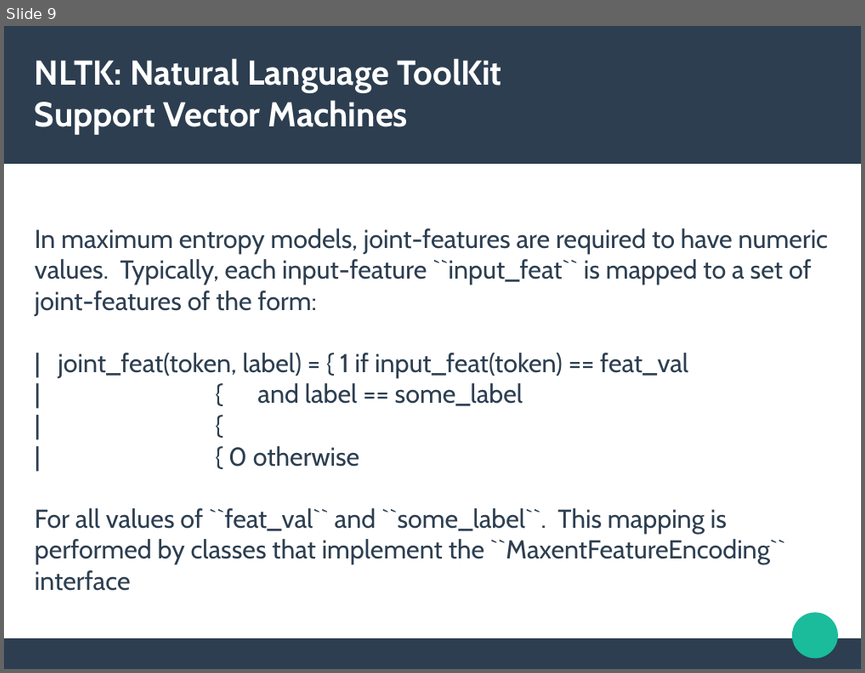
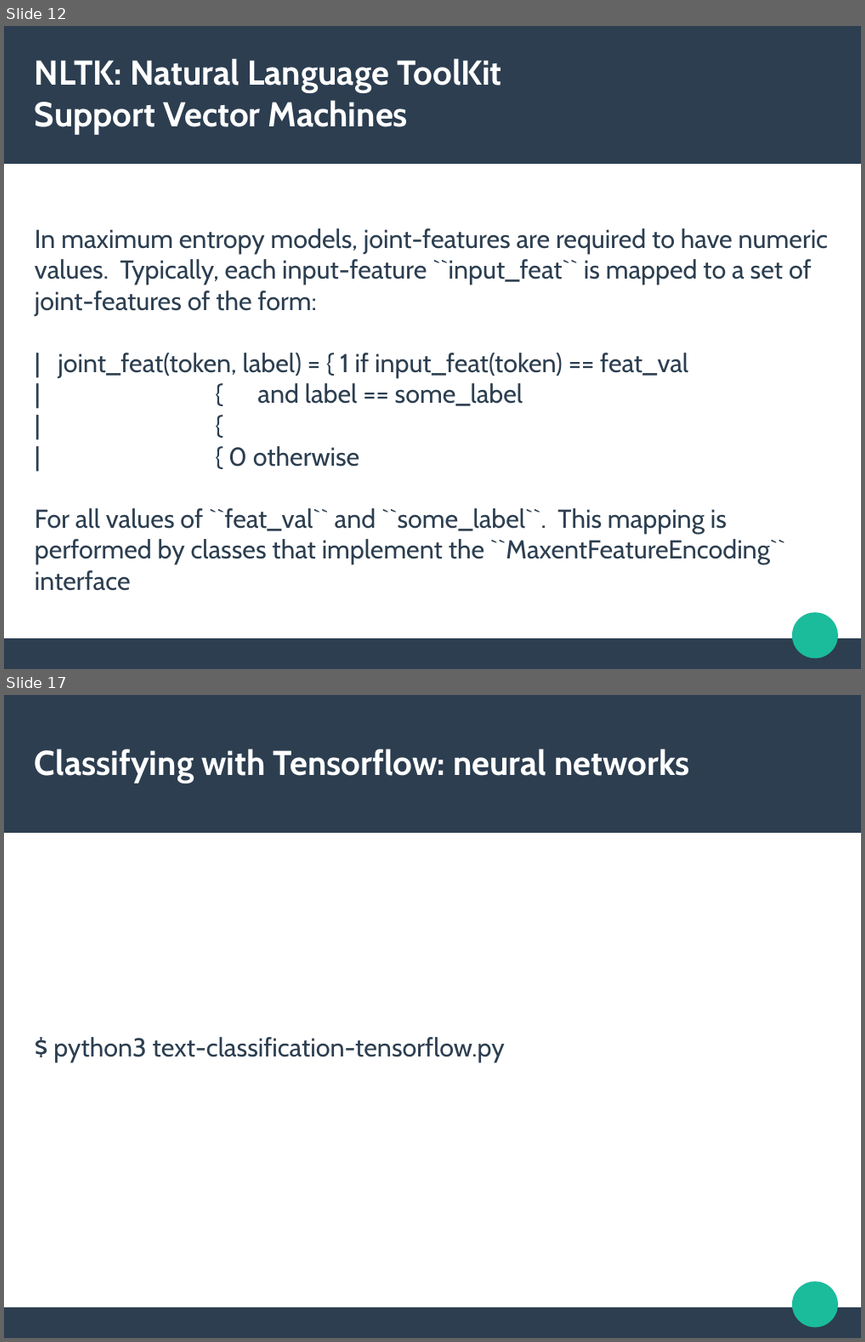
Before and after one commit to Lingwars/GAPLEN, a slide deck: docs/materials/classify.odp. Shown one above the other, each under a label of ours: slide 9 before the commit, slides 12 and 17 after it; the slides between them are not shown. The pictures are 865x673 and 865x1342 pixels, drawn with LibreOffice and Linux fonts; fonts in the diff are those of the drawing. Boxes give left, top, right and bottom in pixels: in the first picture for what was removed or moved away, otherwise in the second. Text is boxed around its words. In the diff, an @@ line names an element or a change of style, - is before the commit and + after.

Commit message:
classify.odp: more slides

```diff
--- a/docs/materials/classify.odp
+++ b/docs/materials/classify.odp
@@ slide 17 added at <box>4,695,861,1338</box>, background #FFFFFF; not listed: 3 template elements that a slide beside it also shows @@
@@ title added at <box>35,749,690,783</box>, 31.9 pt, text #FFFFFF, bold @@
+Classifying with Tensorflow: neural networks
@@ subtitle added at <box>53,1037,505,1062</box>, 24 pt, text #2C3E50 @@
+$ python3 text-classification-tensorflow.py
@@ what was slide 9 is now slide 12 @@
```
Also in this commit, not shown: 4 slides changed, 8 other slides added.
